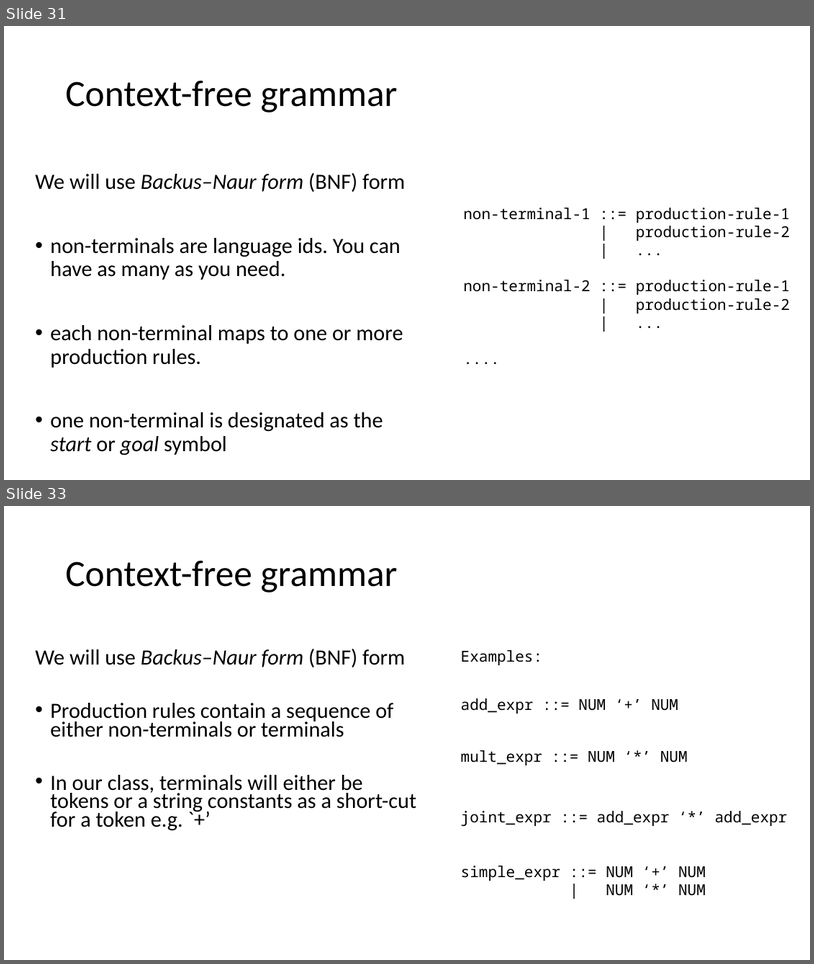
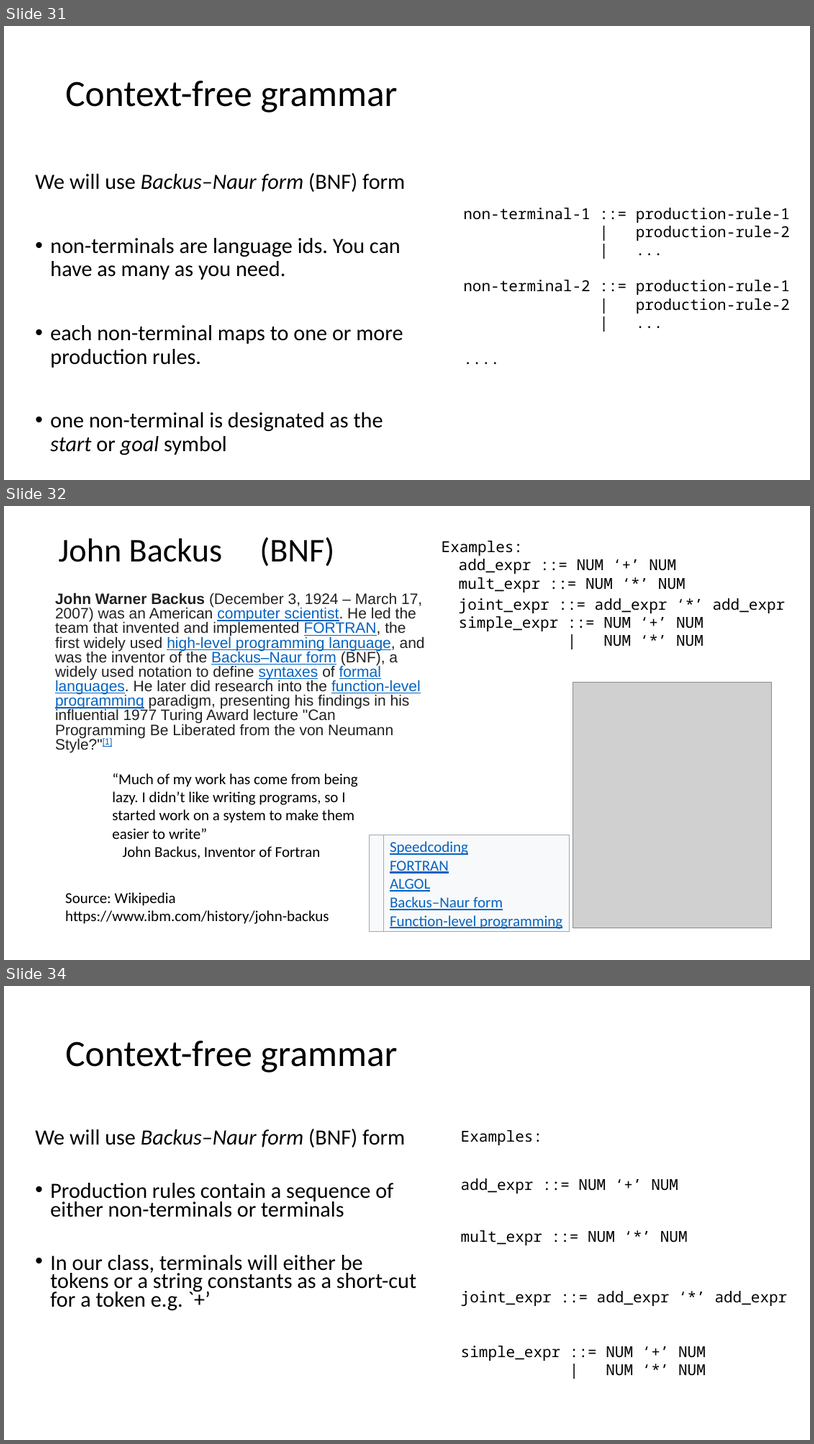
Before and after one commit to siero/CSE110A-W26, a slide deck: PDFS/C110-07A-CFG-Ambig-rev3.pptx. Shown one above the other, each under a label of ours: slides 31 and 33 before the commit, slides 31, 32 and 34 after it; the slides between them are not shown. The pictures are 814x964 and 814x1444 pixels, drawn with LibreOffice and Linux fonts; fonts in the diff are those of the drawing; grey boxes stand for pictures. Boxes give left, top, right and bottom in pixels: in the first picture for what was removed or moved away, otherwise in the second. Text is boxed around its words. In the diff, an @@ line names an element or a change of style, - is before the commit and + after.

```diff
--- a/PDFS/C110-07A-CFG-Ambig-rev3.pptx
+++ b/PDFS/C110-07A-CFG-Ambig-rev3.pptx
@@ slide 32 added at [4, 506, 810, 960], background #FFFFFF @@
@@ title added at [59, 537, 334, 566], 39.6 pt, text #000000 @@
+John Backus (BNF)
@@ text added at [442, 541, 523, 556], 18 pt, text #000000 @@
+Examples:
@@ text added at [459, 559, 676, 574], 18 pt, text #000000 @@
+add_expr ::= NUM ‘+’ NUM
@@ text added at [459, 577, 686, 592], 18 pt, text #000000 @@
+mult_expr ::= NUM ‘*’ NUM
@@ text added at [55, 592, 425, 752], 18 pt, text #202122 @@
+John Warner Backus (December 3, 1924 – March 17, 2007) was an American computer scientist. He led the team that invented and implemented FORTRAN, the first widely used high-level programming language, and was the inventor of the Backus–Naur form (BNF), a widely used notation to define syntaxes of formal languages. He later did research into the function-level programming paradigm, presenting his findings in his influential 1977 Turing Award lecture "Can Programming Be Liberated from the von Neumann Style?"[1]
@@ text added at [459, 598, 786, 646], 18 pt, text #000000 @@
+joint_expr ::= add_expr ‘*’ add_expr
+simple_expr ::= NUM ‘+’ NUM
+| NUM ‘*’ NUM
@@ picture added at [574, 682, 772, 928] @@
@@ text added at [112, 773, 358, 859], 18 pt, text #000000 @@
+“Much of my work has come from being lazy. I didn’t like writing programs, so I started work on a system to make them easier to write”
+John Backus, Inventor of Fortran
@@ table added at [369, 834, 569, 932], 1 rows, 2 columns @@
+ | Speedcoding FORTRAN ALGOL Backus–Naur form Function-level programming
@@ text added at [65, 892, 329, 924], 18 pt, text #000000 @@
+Source: Wikipedia
+https://www.ibm.com/history/john-backus
@@ what was slide 33 is now slide 34 @@
```
Also in this commit, not shown: 14 slides changed, 1 other slide added, 7 slides removed, 1 other file.
